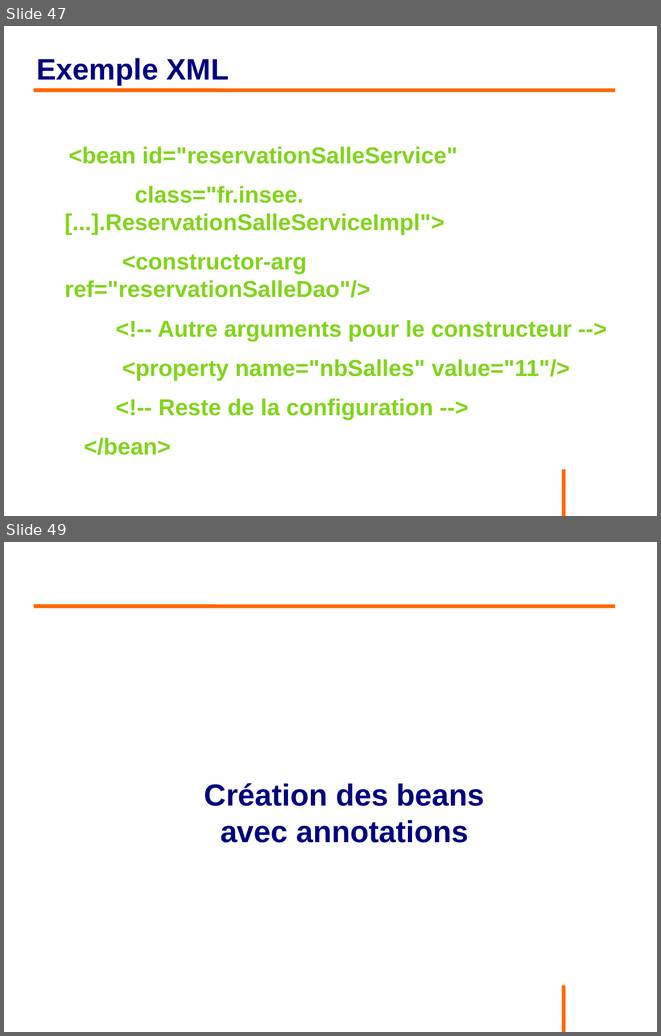
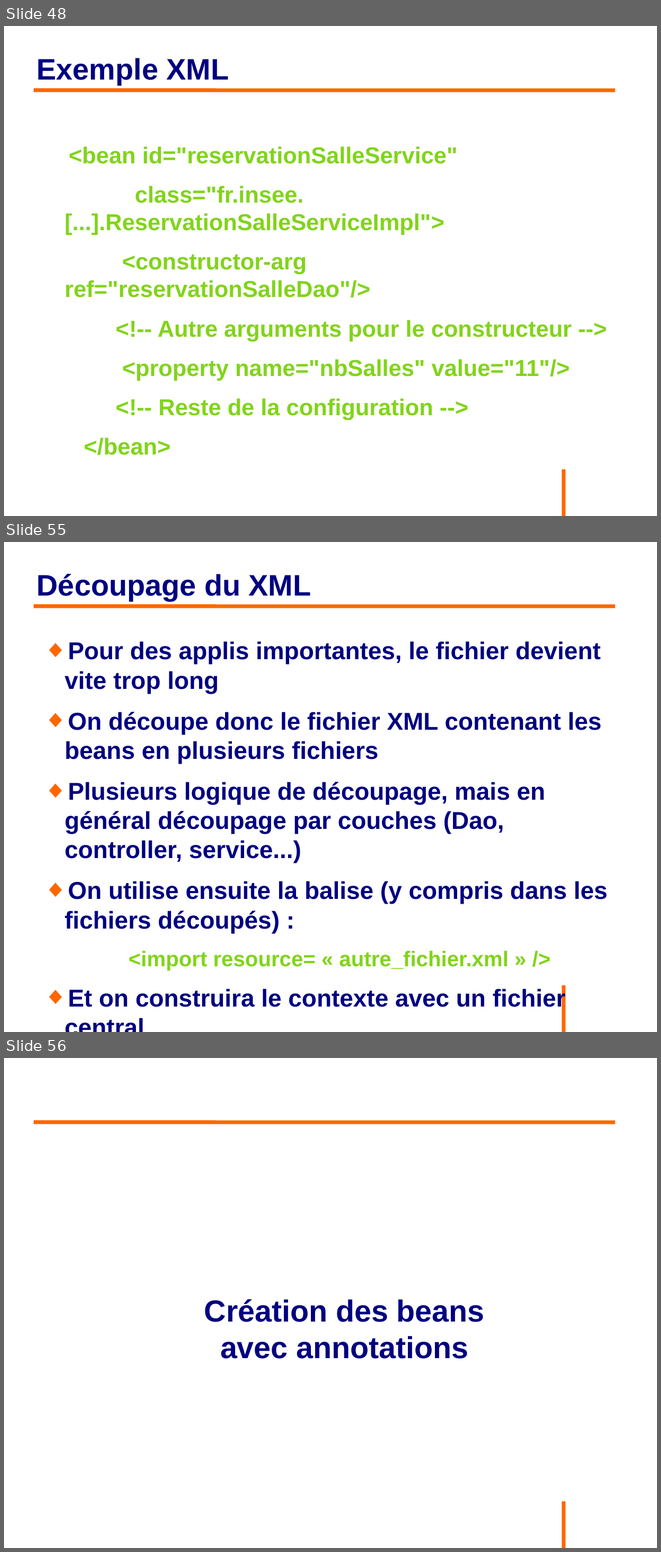
Before and after one commit to philphils/formation-spring, a slide deck: Documentation/diapo_formation_spring.odp. Shown one above the other, each under a label of ours: slides 47 and 49 before the commit, slides 48, 55 and 56 after it; the slides between them are not shown. The pictures are 661x1036 and 661x1552 pixels, drawn with LibreOffice and Linux fonts; fonts in the diff are those of the drawing; background and template pictures are left out. Boxes give left, top, right and bottom in pixels: in the first picture for what was removed or moved away, otherwise in the second. Text is boxed around its words. In the diff, an @@ line names an element or a change of style, - is before the commit and + after.

```diff
--- a/Documentation/diapo_formation_spring.odp
+++ b/Documentation/diapo_formation_spring.odp
@@ slide 55 added at [4, 542, 657, 1032], background #FFFFFF; not listed: 1 template element that a slide beside it also shows @@
@@ title added at [37, 574, 311, 601], 36 pt, text #000080, bold @@
+Découpage du XML
@@ line added from (34, 606) to (616, 606), #FF6600 4.54 pt @@
@@ text added at [64, 641, 608, 1011], 29.6 pt, text #000080, bold @@
+◆ Pour des applis importantes, le fichier devient vite trop long
+◆ On découpe donc le fichier XML contenant les beans en plusieurs fichiers
+◆ Plusieurs logique de découpage, mais en général découpage par couches (Dao, controller, service...)
+◆ On utilise ensuite la balise (y compris dans les fichiers découpés) :
+<import resource= « autre_fichier.xml » />
+◆ Et on construira le contexte avec un fichier central
@@ what was slide 47 is now slide 48 @@
@@ what was slide 49 is now slide 56 @@
```
Also in this commit, not shown: 2 slides changed, 11 other slides added.
